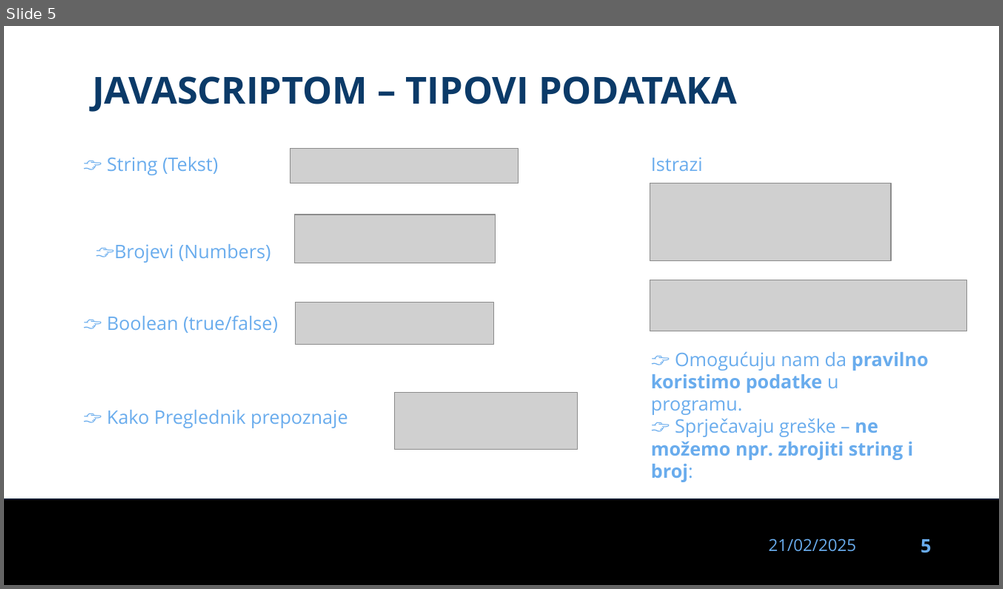
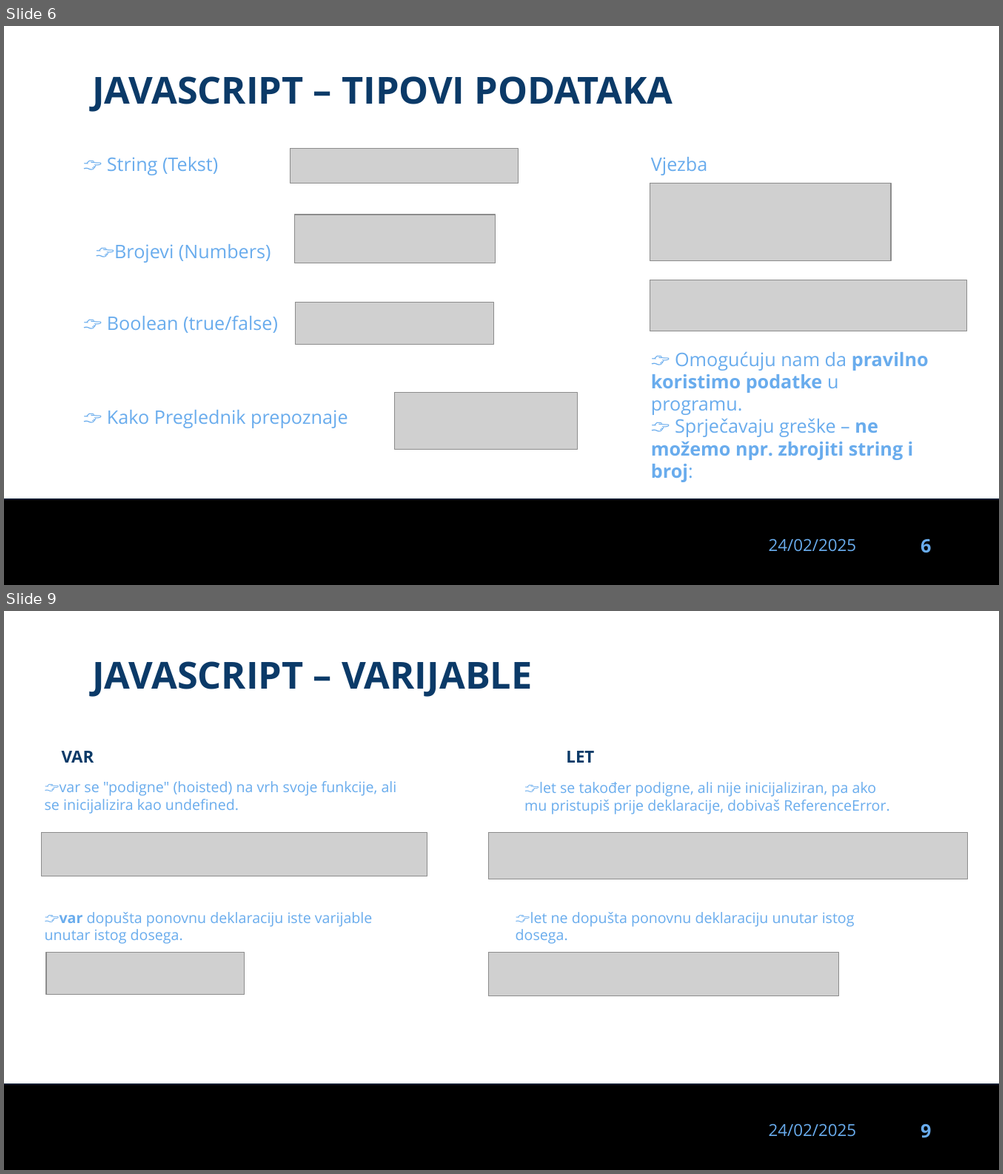
Before and after one commit to dinoDuvnjak/CTK, a slide deck: Bootcamp/javascript-uvod/javascript-uvod.pptx. Shown one above the other, each under a label of ours: slide 5 before the commit, slides 6 and 9 after it; the slides between them are not shown. The pictures are 1003x589 and 1003x1174 pixels, drawn with LibreOffice and Linux fonts; fonts in the diff are those of the drawing; grey boxes stand for pictures; background and template pictures are left out. Boxes give left, top, right and bottom in pixels: in the first picture for what was removed or moved away, otherwise in the second. Text is boxed around its words. In the diff, an @@ line names an element or a change of style, - is before the commit and + after.

Commit message:
Javascript gotov

```diff
--- a/Bootcamp/javascript-uvod/javascript-uvod.pptx
+++ b/Bootcamp/javascript-uvod/javascript-uvod.pptx
@@ slide 9 added at (4,611,999,1170), background #FFFFFF; not listed: 3 template elements that a slide beside it also shows @@
@@ text added at (92,661,532,697), 36 pt, text #0B3A68, bold @@
+JAVASCRIPT – VARIJABLE
@@ text added at (62,751,94,763), 16 pt, text #0B3A68, bold @@
+VAR
@@ title added at (566,751,594,763), 16 pt, text #0B3A68, bold @@
+LET
@@ text added at (45,781,397,814), 14 pt, text #69ACED @@
+👉var se "podigne" (hoisted) na vrh svoje funkcije, ali se inicijalizira kao undefined.
@@ text added at (524,782,890,815), 14 pt, text #69ACED @@
+👉let se također podigne, ali nije inicijaliziran, pa ako mu pristupiš prije deklaracije, dobivaš ReferenceError.
@@ picture added at (41,832,427,876) @@
@@ picture added at (489,832,968,879) @@
@@ text added at (45,912,373,944), 14 pt, text #69ACED @@
+👉var dopušta ponovnu deklaraciju iste varijable unutar istog dosega.
@@ text added at (515,912,854,944), 14 pt, text #69ACED @@
+👉let ne dopušta ponovnu deklaraciju unutar istog dosega.
@@ picture added at (46,952,245,994) @@
@@ picture added at (489,952,839,996) @@
@@ what was slide 5 is now slide 6 @@
@@ slide 6 changed as well @@
@@ text at (92,76,673,112): text changed @@
-JAVASCRIPTOM – TIPOVI PODATAKA
+JAVASCRIPT – TIPOVI PODATAKA
@@ text at (651,157,707,175): text changed @@
-Istrazi
+Vjezba
@@ text at (768,539,856,552): text changed @@
-21/02/2025
+24/02/2025
@@ page number at (920,540,930,554): text changed @@
-5
+6
```
Also in this commit, not shown: 3 other slides changed, 30 other slides added, 39 slides removed, 6 other files.
